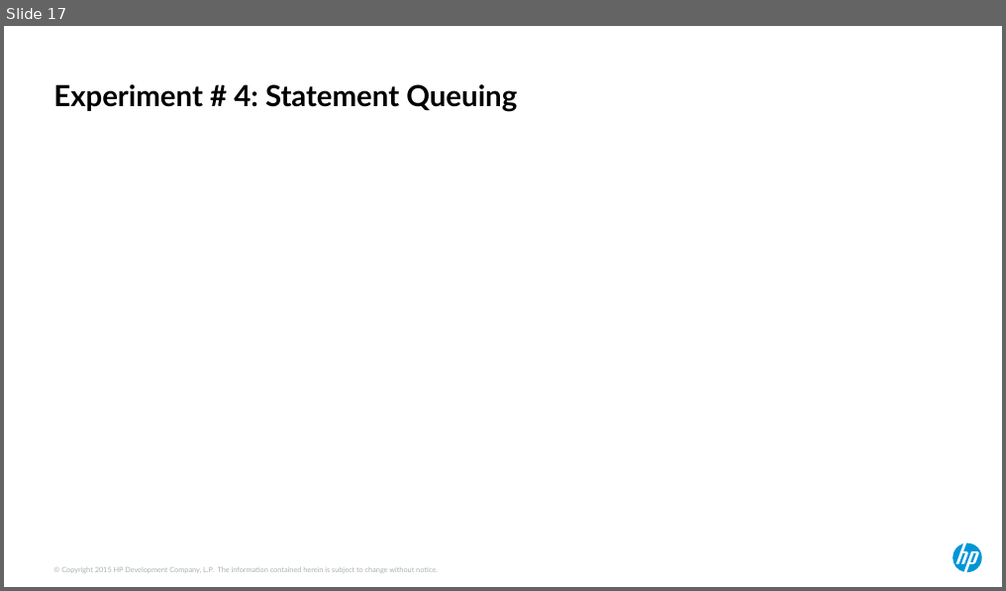
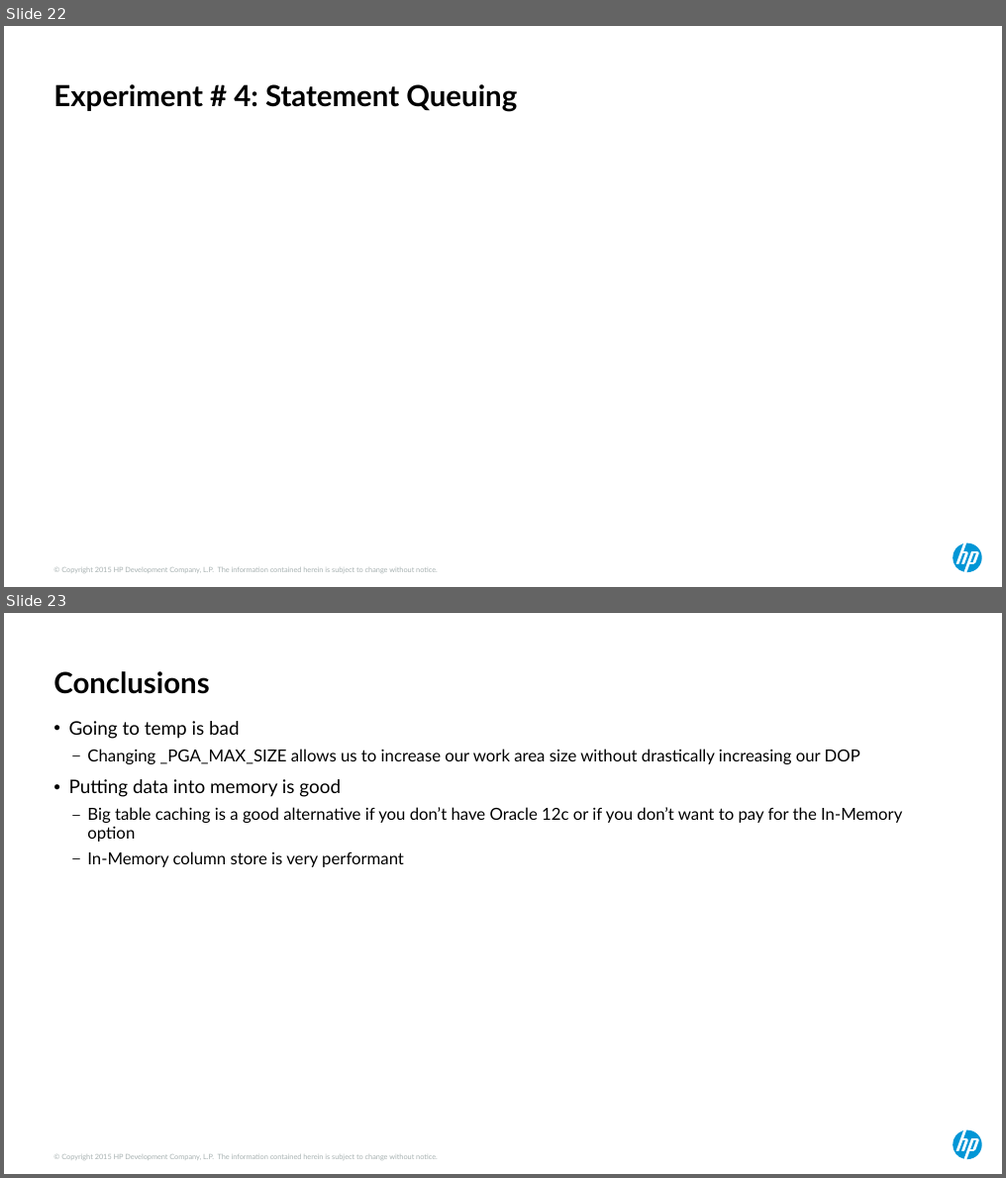
Before and after one commit to ndesilets/Group-13-HP-Big-Data-Analytics, a slide deck: Power Point Files/hotsos_2017 (kirbys inputs).pptx. Shown one above the other, each under a label of ours: slide 17 before the commit, slides 22 and 23 after it. The pictures are 1006x591 and 1006x1178 pixels, drawn with LibreOffice and Linux fonts; fonts in the diff are those of the drawing. Boxes give left, top, right and bottom in pixels: in the first picture for what was removed or moved away, otherwise in the second. Text is boxed around its words. In the diff, an @@ line names an element or a change of style, - is before the commit and + after.

```diff
--- a/Power Point Files/hotsos_2017 (kirbys inputs).pptx
+++ b/Power Point Files/hotsos_2017 (kirbys inputs).pptx
@@ slide 23 added at [4,613,1002,1174], background #FFFFFF; not listed: 2 template elements that a slide beside it also shows @@
@@ title added at [54,671,209,694], 28 pt, text #000000, bold @@
+Conclusions
@@ text added at [69,721,902,867], 16 pt, text #000000 @@
+• Going to temp is bad
+  – Changing _PGA_MAX_SIZE allows us to increase our work area size without drastically increasing our DOP
+• Putting data into memory is good
+  – Big table caching is a good alternative if you don’t have Oracle 12c or if you don’t want to pay for the In-Memory option
+  – In-Memory column store is very performant
@@ what was slide 17 is now slide 22 @@
```
Also in this commit, not shown: 10 slides changed, 9 other slides added, 2 slides removed, 4 other files.
